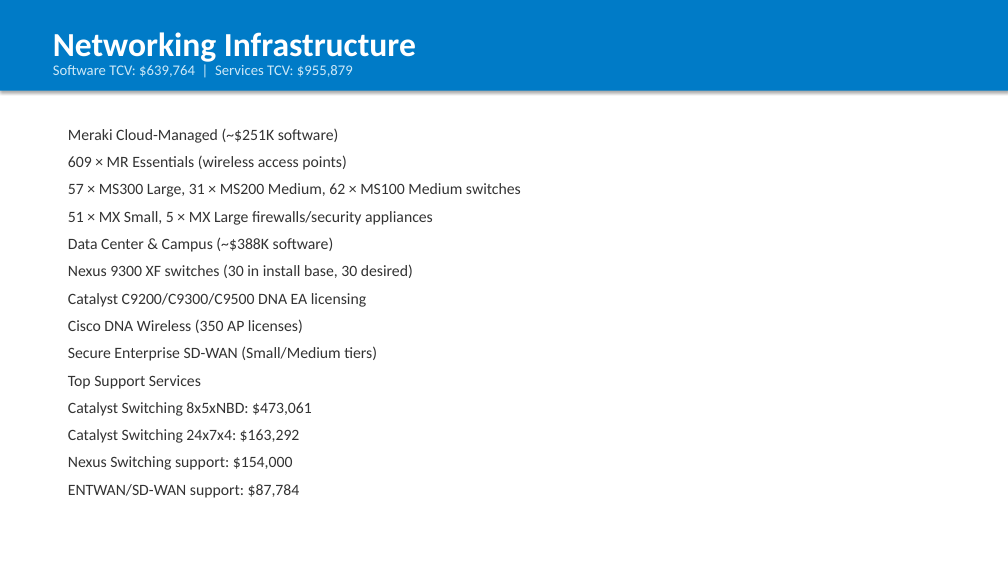
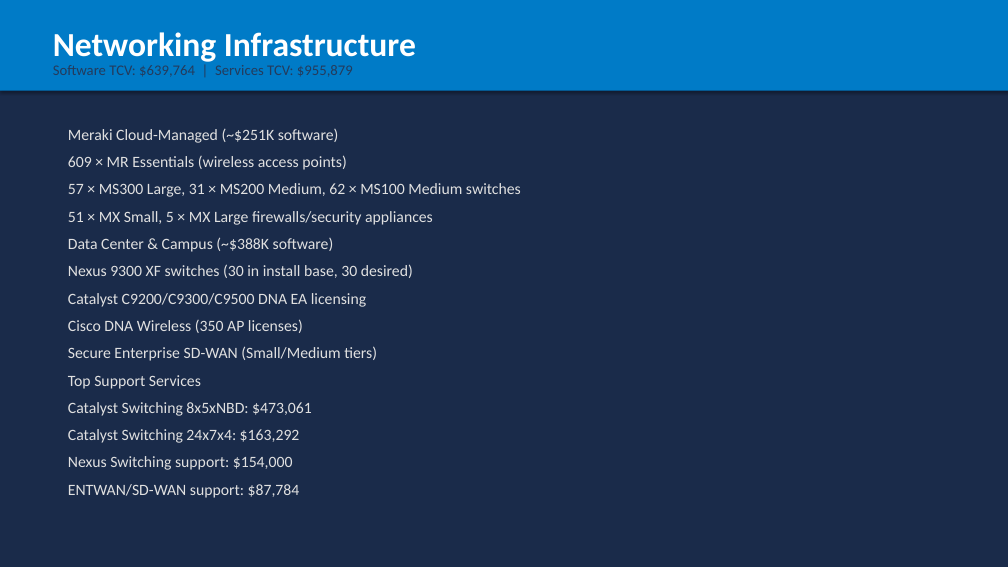
Before and after one commit to chchilds/cxvx, a slide deck: slide 4 of Seaboard_Foods_EA_Summary.pptx. Drawn at 1008x567 pixels with LibreOffice and Linux fonts; fonts in the diff are those of the drawing. Boxes give left, top, right and bottom in pixels: in the first picture for what was removed or moved away, otherwise in the second. Text is boxed around its words. In the diff, an @@ line names an element or a change of style, - is before the commit and + after.

```diff
--- a/Seaboard_Foods_EA_Summary.pptx
+++ b/Seaboard_Foods_EA_Summary.pptx
@@ background #FFFFFF to #1A2B4A @@
@@ text "Networking Infrastructure" at (53,32,416,62): text colour #FFFFFF to none @@
@@ text "Software TCV: $639,764 | Services ..." at (53,65,353,77): text colour #CCE8F7 to none @@
@@ text "Meraki Cloud-Managed (~$251K software)" at (68,129,521,498): text colour #333333 to none @@
```
Also in this commit, not shown: 10 other slides changed, 3 other files.
